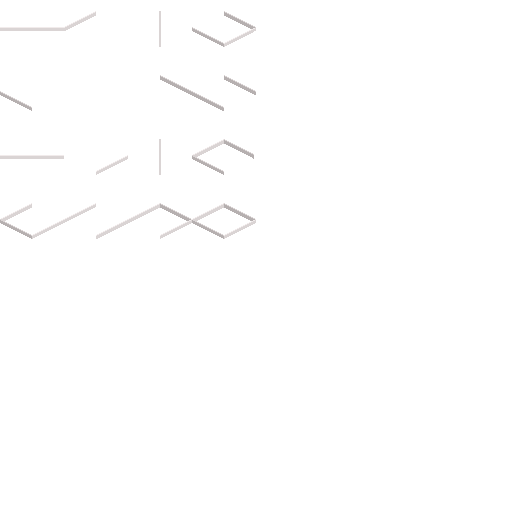
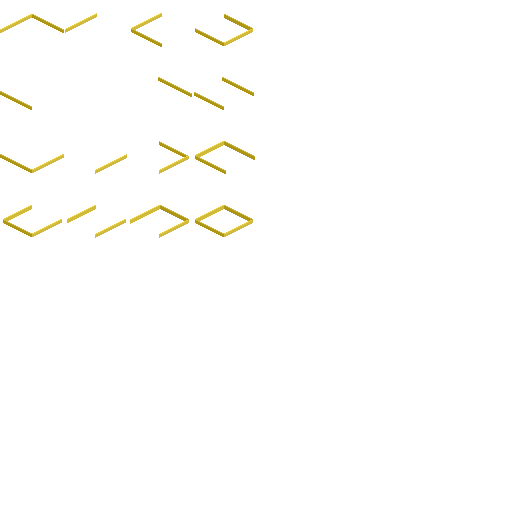
Layers edited between the first and the second 512×512 image:
painted on "Layer 14 copy 6" over (x1=0, y1=11, x2=256, y2=239)
